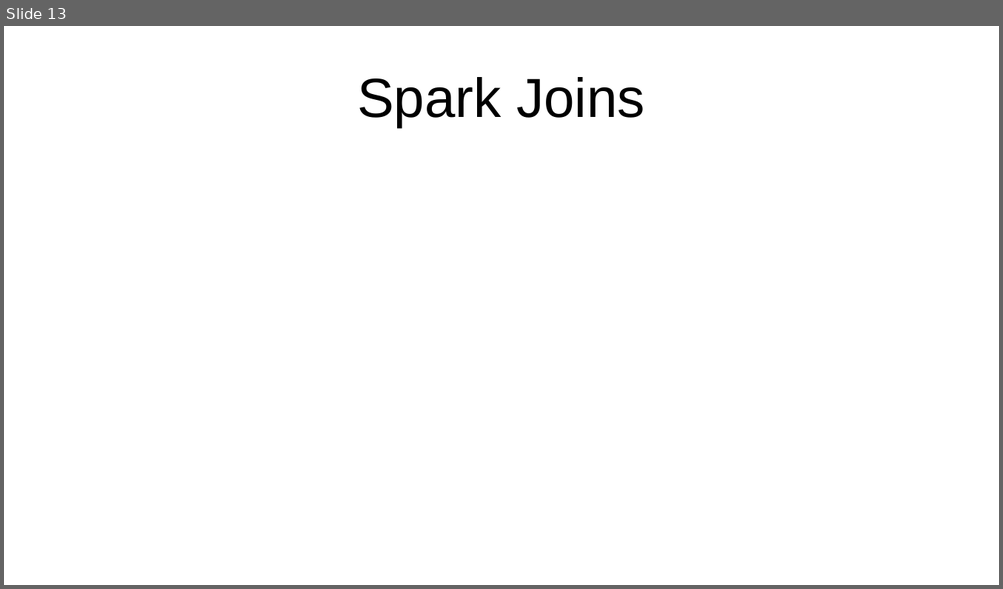
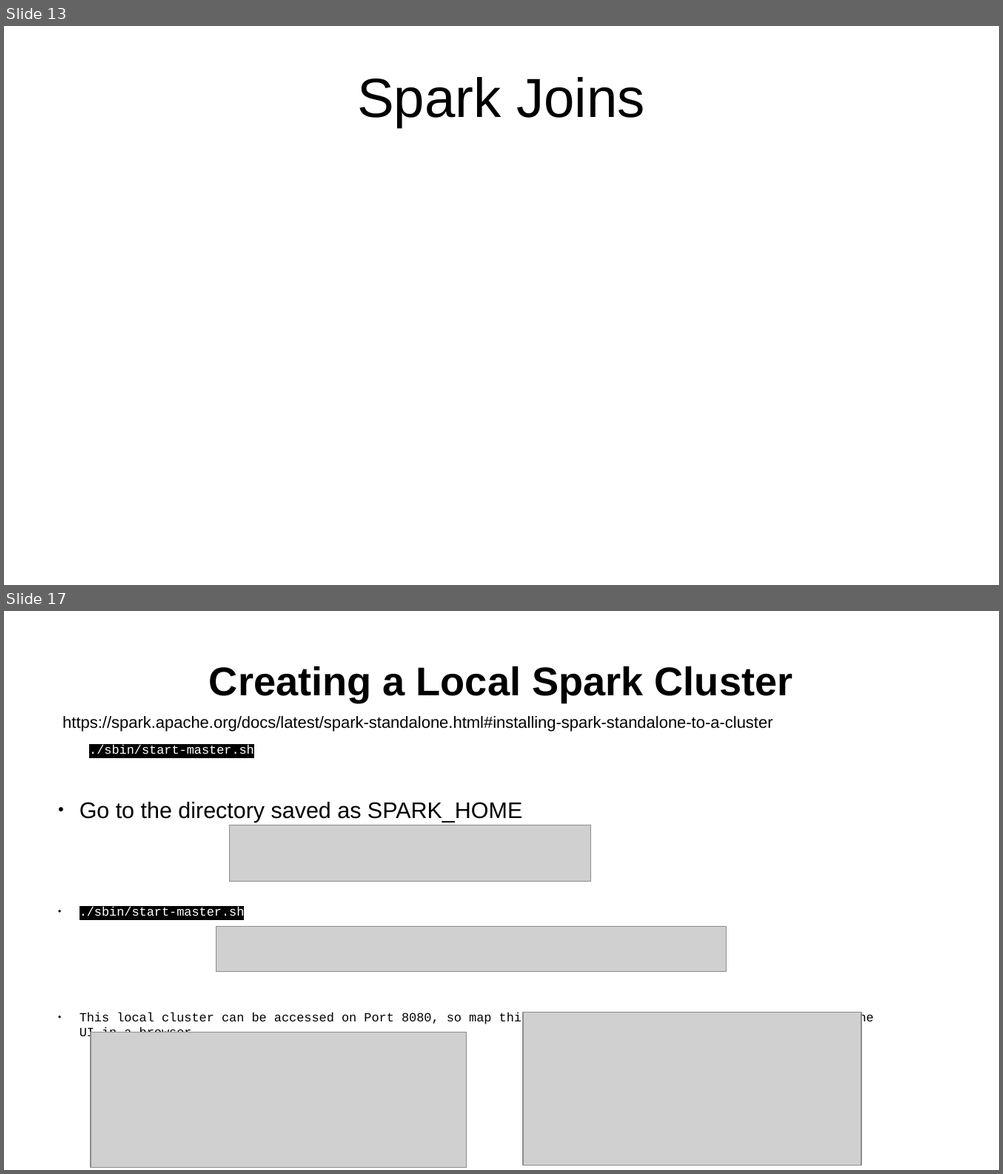
Before and after one commit to mossdet/dlp_data_eng, a slide deck: Notes/05_01_Batch_Processing_Spark.odp. Shown one above the other, each under a label of ours: slide 13 before the commit, slides 13 and 17 after it; the slides between them are not shown. The pictures are 1003x589 and 1003x1174 pixels, drawn with LibreOffice and Linux fonts; fonts in the diff are those of the drawing; grey boxes stand for pictures. Boxes give left, top, right and bottom in pixels: in the first picture for what was removed or moved away, otherwise in the second. Text is boxed around its words. In the diff, an @@ line names an element or a change of style, - is before the commit and + after.

```diff
--- a/Notes/05_01_Batch_Processing_Spark.odp
+++ b/Notes/05_01_Batch_Processing_Spark.odp
@@ slide 17 added at [4,611,999,1170], background #FFFFFF @@
@@ title added at [209,666,793,703], 32 pt, text #000000, bold @@
+Creating a Local Spark Cluster
@@ text added at [62,716,772,1033], 13 pt, text #000000 @@
+https://spark.apache.org/docs/latest/spark-standalone.html#installing-spark-standalone-to-a-cluster
@@ text added at [89,745,254,755], 10 pt, text #FFFFFF @@
+./sbin/start-master.sh
@@ text added at [79,802,873,1041], 10 pt, text #000000 @@
+● Go to the directory saved as SPARK_HOME
+● ./sbin/start-master.sh
+● This local cluster can be accessed on Port 8080, so map this port (VM Instance → local host) and check the UI in a browser
@@ picture added at [230,825,591,882] @@
@@ picture added at [216,927,726,972] @@
@@ picture added at [523,1013,862,1166] @@
@@ picture added at [91,1033,466,1167] @@
```
Also in this commit, not shown: 8 other slides added, 4 other files.
